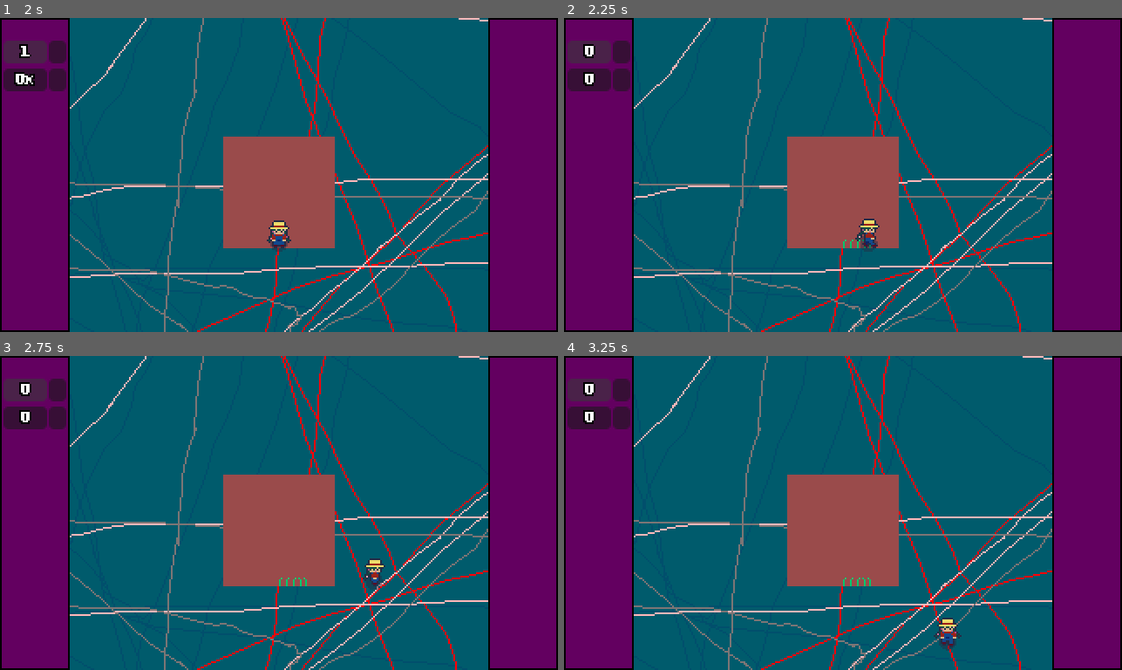
Above: before the commit, frames 1-4 (two rows, left to right).
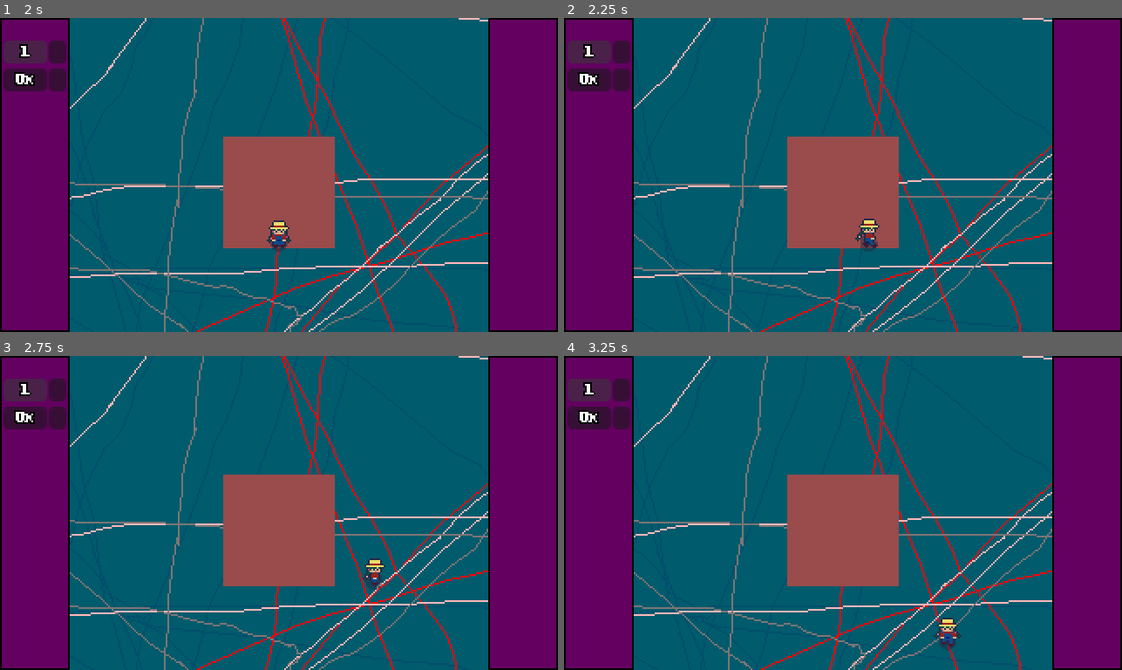
Above: after the commit, the same moments.

Repository: ghoulBlade3/harvest_bounty
Game: Godot game, scene res://main.tscn
Two runs of this game, one before a commit and one after it. Both use one fixed random seed, a clock stepped at 60 frames per second and the inputs below.
Inputs (mouse positions are in pixels of both pictures, inside the frame that each line leads up to):
- Up to frame 1 (2 s): click (55, 52) at 0.52 s; click (27, 52) at 1.27 s
- Up to frame 2 (2.25 s): tap Enter at 2 s; hold D (move_right) from 2.03 s (still down); tap E (interact) at 2.1 s
- Up to frame 3 (2.75 s): keep holding D (move_right)
- Up to frame 4 (3.25 s): release D (move_right) at 2.78 s; hold S (move_down) from 2.78 s (still down); tap E (interact) at 2.85 s

Frame 1 is identical in both runs. In frame 2, 0.2% of the frame differs, in the area x 2-55%, y 8-74%; in frame 3, 0.2%; in frame 4, 0.2%.

Commit message:
fixed_buttons_and_cleaned_farmland_code

Diff:
--- a/project.godot
+++ b/project.godot
@@ -60,8 +60,7 @@
 }
 water={
 "deadzone": 0.2,
-"events": [Object(InputEventKey,"resource_local_to_scene":false,"resource_name":"","device":-1,"window_id":0,"alt_pressed":false,"shift_pressed":false,"ctrl_pressed":false,"meta_pressed":false,"pressed":false,"keycode":0,"physical_keycode":82,"key_label":0,"unicode":114,"location":0,"echo":false,"script":null)
-]
+"events": []
 }
 
 [physics]
--- a/scenes/farmland.tscn
+++ b/scenes/farmland.tscn
@@ -3,6 +3,9 @@
 [ext_resource type="Texture2D" uid="uid://ds3y3n86l5veu" path="res://textures/blocks/farmland_dry.png" id="1_kaipa"]
 [ext_resource type="Script" uid="uid://dkfde0mtlxf31" path="res://scripts/farmland.gd" id="1_r62q1"]
 [ext_resource type="Texture2D" uid="uid://2bvw5n7eh2k4" path="res://textures/blocks/selection_overlay.png" id="3_hjufs"]
+
+[sub_resource type="RectangleShape2D" id="RectangleShape2D_wklu0"]
+size = Vector2(16, 16)
 
 [node name="farmland" type="Area2D" unique_id=776760931]
 script = ExtResource("1_r62q1")
@@ -21,3 +24,6 @@
 [node name="grow_time" type="Timer" parent="." unique_id=1217553008]
 wait_time = 2.0
 one_shot = true
+
+[node name="farm_collision" type="CollisionShape2D" parent="." unique_id=1996645968]
+shape = SubResource("RectangleShape2D_wklu0")
--- a/scripts/button_menu.gd
+++ b/scripts/button_menu.gd
@@ -6,7 +6,7 @@
 @onready var text: RichTextLabel = $text
 @onready var player: CharacterBody2D = $"../../../player"
 
-@export var kPlantName = ""
+@export var kPlantName: String = ""
 var plantID = null
 
 
--- a/scripts/farmland.gd
+++ b/scripts/farmland.gd
@@ -2,6 +2,7 @@
 @onready var farmland_center: Node2D = $farmland_center
 @onready var farmland_sprite: Sprite2D = $farmland_sprite
 @onready var farmland_plant: Sprite2D = $farmland_plant
+@onready var farmland_hitbox: CollisionShape2D = $farmland_hitbox
 @onready var player: CharacterBody2D = $"../../player"
 @onready var farmland_selection_overlay: Sprite2D = $farmland_selection_overlay
 @onready var button_holder: Control = $"../../camera/button_holder"
@@ -50,7 +51,7 @@
 					player.selectedItem = player.items["empty"]
 
 				isPlantedOn = true
-				growthStage += 1
+				growthStage = 0
 
 	# PLANTS ARE COLLECTED
 	if isGrown:
@@ -74,6 +75,11 @@
 		elif grow_time.time_left == 0:
 			add_growth_stage()
 
+	# if farmland_hitbox.NOTIFICATION_EXIT_CANVAS
+
+
+
+	return
 	# TODO: move this to player
 	var playerDistance: float = farmland_center.global_position.distance_to(player.player_center.global_position)
 
--- a/scripts/player_main.gd
+++ b/scripts/player_main.gd
@@ -2,7 +2,8 @@
 class_name player1
 @onready var player_sprite: AnimatedSprite2D = $player_sprite
 @onready var player_center: Node2D = $player_center
-#@onready var carrot_font: RichTextLabel = $"../camera/Control/carrot_font"
+@onready var game_objects: TileMapLayer = $"../game_objects"
+
 
 
 const kSpeed: float = 4800.0
@@ -16,16 +17,34 @@
 	"torrac": 2
 }
 var inventory: Array = [null, 0, 0]
+
 var lastLookDir: String = 'S'
 var distanceFromFarmland: float
 var last_velocity_normalized = Vector2.ZERO
+
+var playerDistance
 
 
 
 func _ready():
 	player_sprite.play()
+	pass
 
 func _physics_process(delta: float) -> void:
+
+	# TODO: UNUSED STUFF REMOVE BEFORE PUSHING
+	# var playerCoordsInGrid = game_objects.local_to_map(player_center.global_position)
+	# var x = game_objects.get_cell_tile_data(playerCoordsInGrid)
+	# if x.has_method("farmland_action"):
+	# 	print("YES")
+	# else:
+	# 	print("NO")
+	# game_objects.erase_cell(playerCoordsInGrid)
+	# game_objects.TextureFilter
+	#var asd = game_objects.get_meta(playerCoordsInGrid)
+
+
+
 	# PLAYER MOVEMENT
 	var pMoveDir = Input.get_vector("move_left", "move_right", "move_up", "move_down")
 	pMoveDir = pMoveDir.normalized()
@@ -71,7 +90,4 @@
 
 	last_velocity_normalized = velocity.normalized()
 	move_and_slide()
-
-
-
-	# CHECK DISTANCE OF NEAREST CROPS
+	pass
